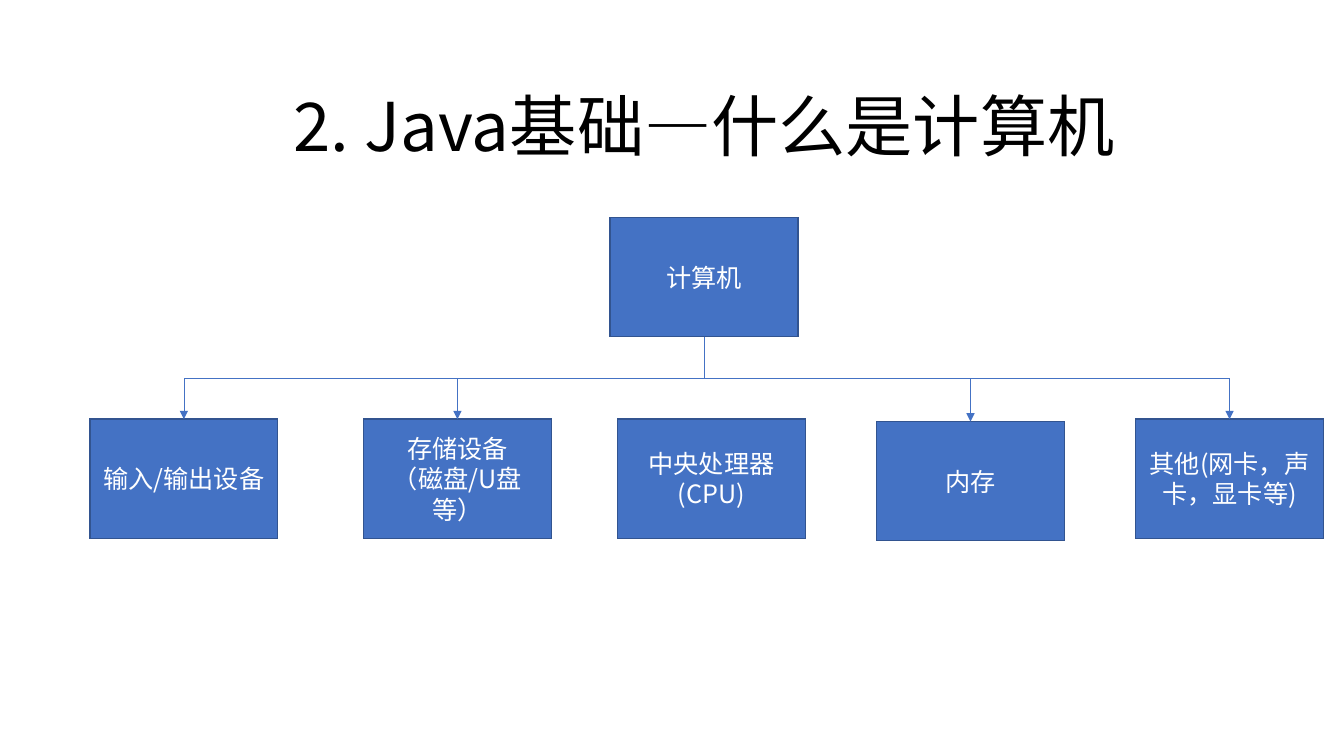
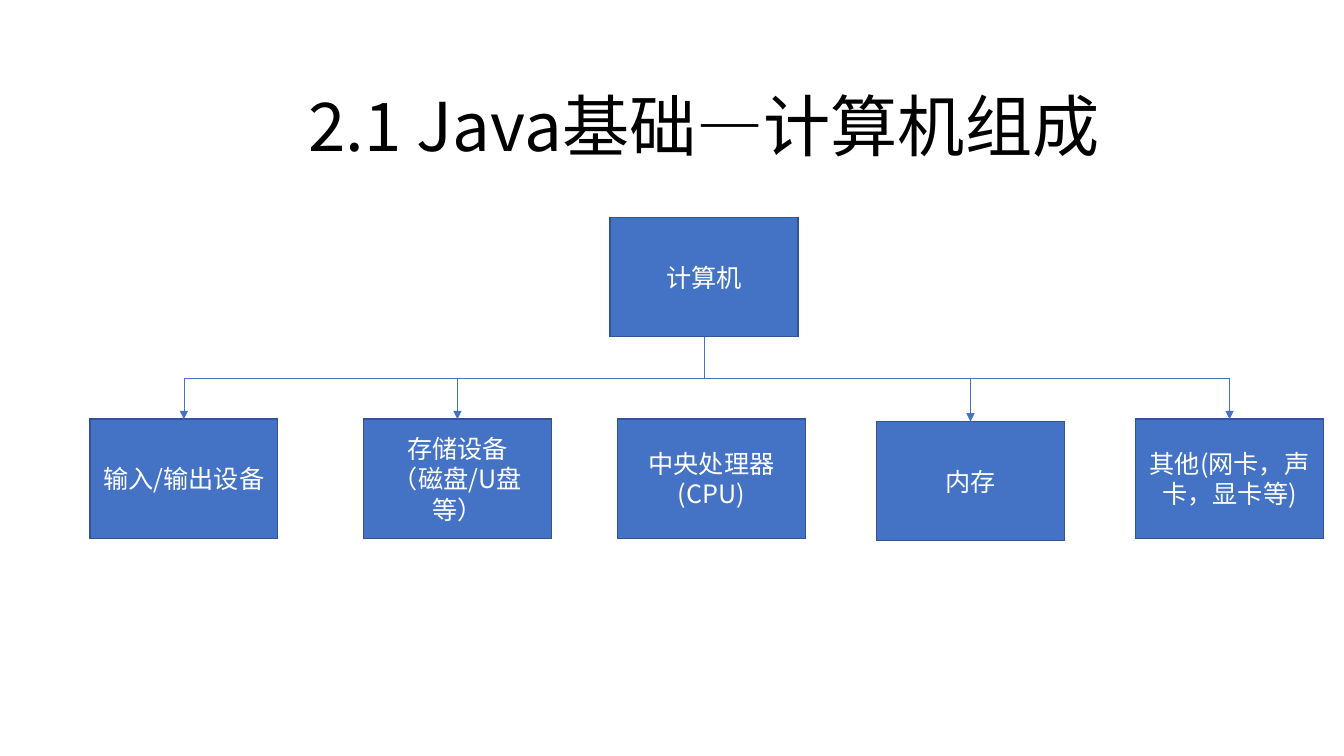
Before and after one commit to zjyesir/hmc_java_1, a slide deck: slide 5 of 1.1绪论.pptx. Drawn at 1344x756 pixels with LibreOffice and Linux fonts; fonts in the diff are those of the drawing; background and template pictures are left out. Boxes give left, top, right and bottom in pixels: in the first picture for what was removed or moved away, otherwise in the second. Text is boxed around its words. In the diff, an @@ line names an element or a change of style, - is before the commit and + after.

```diff
--- a/1.1绪论.pptx
+++ b/1.1绪论.pptx
@@ text at box(309, 94, 1100, 157): text changed @@
-2. Java基础—什么是计算机
+2.1 Java基础—计算机组成
```
Also in this commit, not shown: 6 other slides changed, 4 slides added, 5 slides removed.
